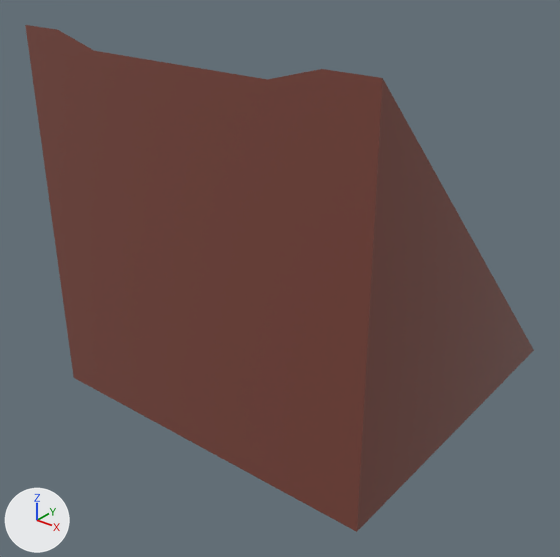
The glTF model Resources/3D Blender Assets/Unimported/Dirt_Path_Straight_Slope.glb as it was, and as the next commit left it.
One viewpoint serves both versions: a camera (50 mm lens) standing at (2.38, -3.27, 1.53) and looking at (-0.05, -0.24, -0.35). The lights are fixed; the arrows at lower left show +X, +Y and +Z. Vertices at the same position are counted once.

Objects in the first picture: 'Dirt Path Straight Slope'.
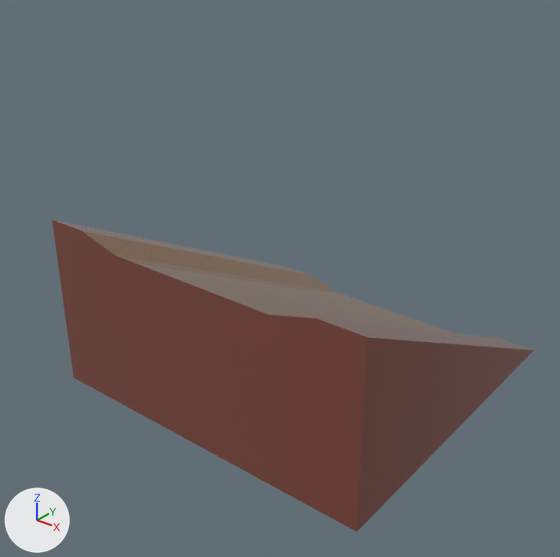
The newer file is also turned or shifted as a whole; pictures and numbers use the older file's frame.

Location of each change, [x1, y1, x2, y2] in pixels of the pictures (560 x 557 px):
'Dirt Path Straight Slope', reshaped (38% shorter): before [25, 25, 534, 532]; after [52, 220, 534, 532]

The edits, one by one:
me_cube_038 has 18 vertices, 32 faces and spans x -1.0..1.0, y -1.0..1.0, z -1.07..1.0.
me_cube_038 is used by ob_dirt_path_straight_slope; location (0.0, 0.0, 0.0).
Before the commit, vertices of me_cube_038: 0 (-1.0, -1.0, 1.0) at pixel (25, 24), 2 (-0.75, -1.0, 1.0) at pixel (57, 29), 8 (-0.5, -1.0, 0.93) at pixel (94, 50), 9 (0.5, -1.0, 0.93) at pixel (267, 79), 15 (0.75, -1.0, 1.0) at pixel (321, 69).
Before the commit, vertices of me_cube_038: 16 (1.0, -1.0, 1.0) at pixel (382, 78).
Part 1, on me_cube_038:
Vertices 0, 2, 8, 9, 15, 16 of me_cube_038 move by (0.0, 0.0, -1.0).
